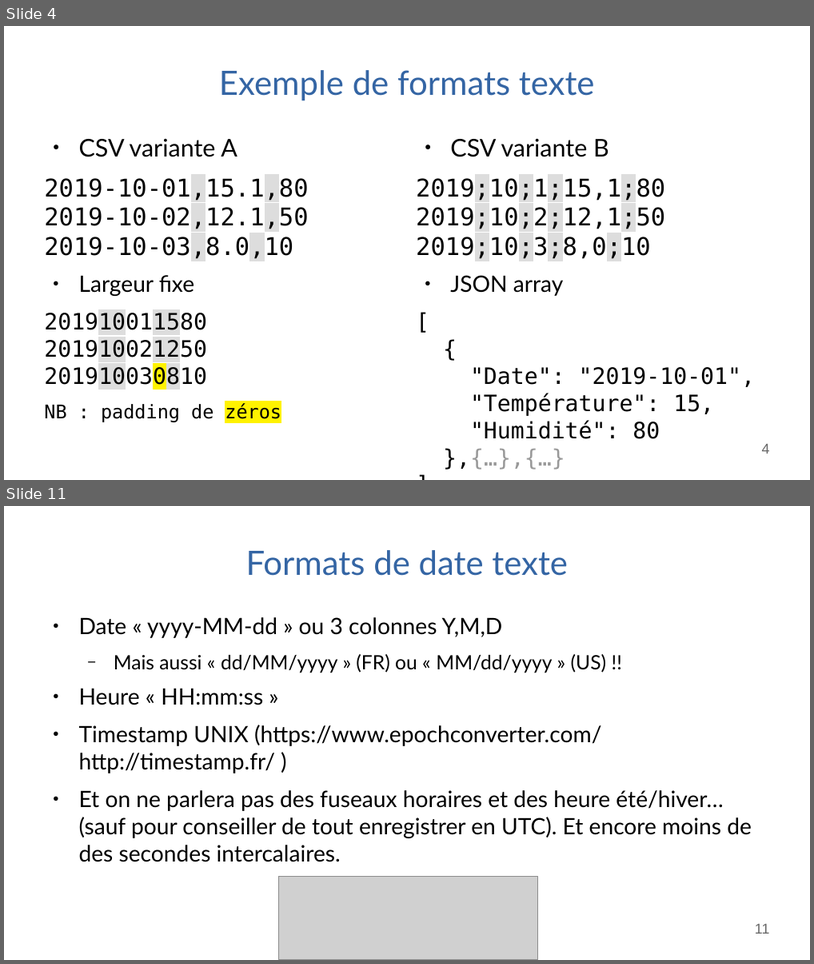
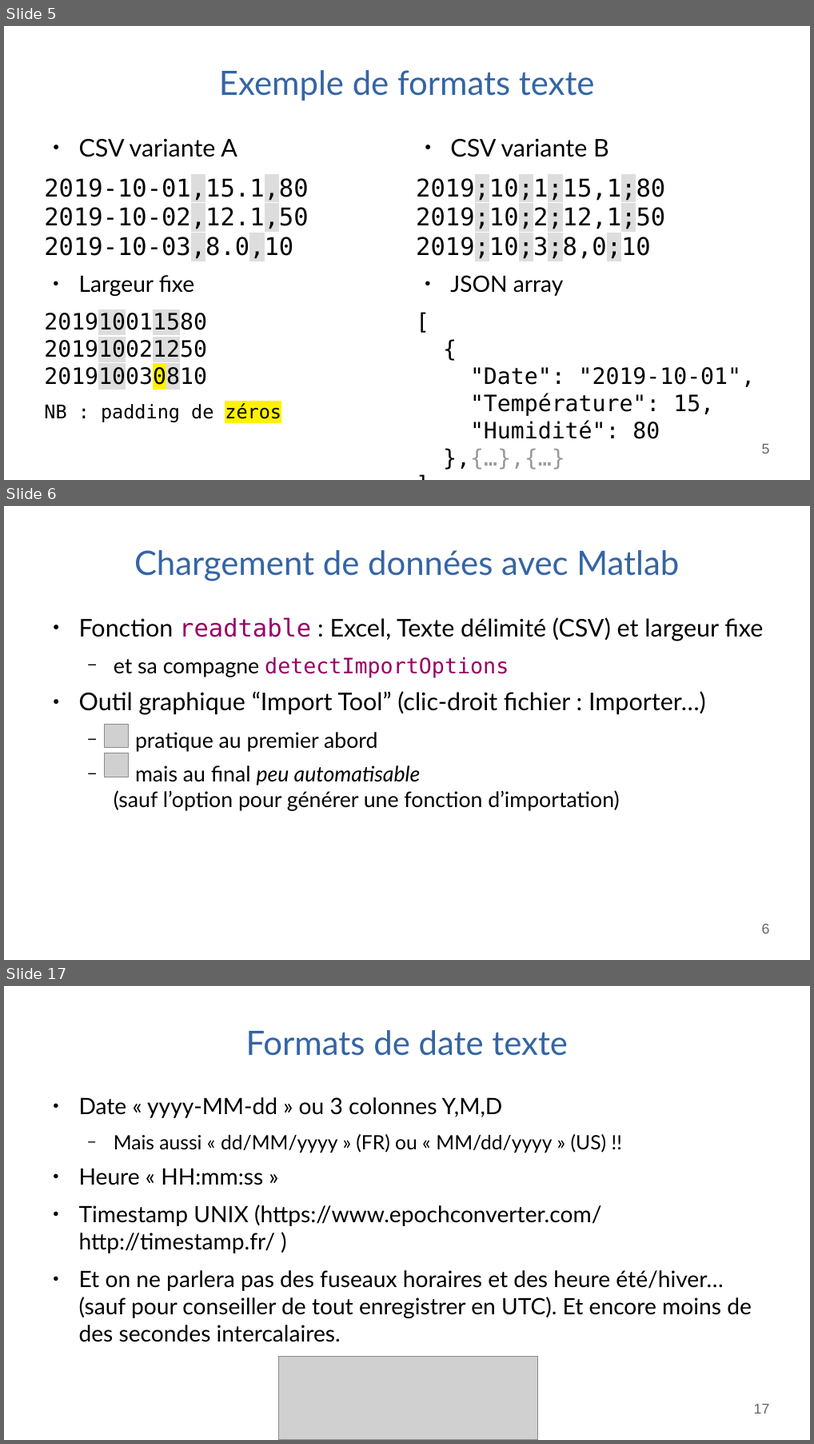
Before and after one commit to pierre-haessig/matlab-data-course, a slide deck: BE Data diapos.odp. Shown one above the other, each under a label of ours: slides 4 and 11 before the commit, slides 5, 6 and 17 after it; the slides between them are not shown. The pictures are 814x964 and 814x1444 pixels, drawn with LibreOffice and Linux fonts; fonts in the diff are those of the drawing; grey boxes stand for pictures. Boxes give left, top, right and bottom in pixels: in the first picture for what was removed or moved away, otherwise in the second. Text is boxed around its words. In the diff, an @@ line names an element or a change of style, - is before the commit and + after.

```diff
--- a/BE Data diapos.odp
+++ b/BE Data diapos.odp
@@ slide 6 added at (4, 506, 810, 960), background #FFFFFF @@
@@ title added at (134, 550, 679, 581), 33 pt, text #3465A4 @@
+Chargement de données avec Matlab
@@ text added at (79, 617, 763, 811), 21 pt, text #000000 @@
+● Fonction readtable : Excel, Texte délimité (CSV) et largeur fixe
+  − et sa compagne detectImportOptions
+● Outil graphique “Import Tool” (clic-droit fichier : Importer…)
+  − pratique au premier abord
+  − mais au final peu automatisable
+    (sauf l’option pour générer une fonction d’importation)
@@ picture added at (105, 724, 128, 748) @@
@@ picture added at (105, 753, 128, 776) @@
@@ page number added at (762, 923, 770, 933), 14 pt, text #666666 @@
+6
@@ what was slide 4 is now slide 5 @@
@@ page number at (762, 444, 770, 453): text changed @@
-4
+5
@@ what was slide 11 is now slide 17 @@
@@ page number at (754, 1404, 770, 1413): text changed @@
-11
+17
```
Also in this commit, not shown: 7 slides changed, 9 other slides added, 6 slides removed, 5 other files.
